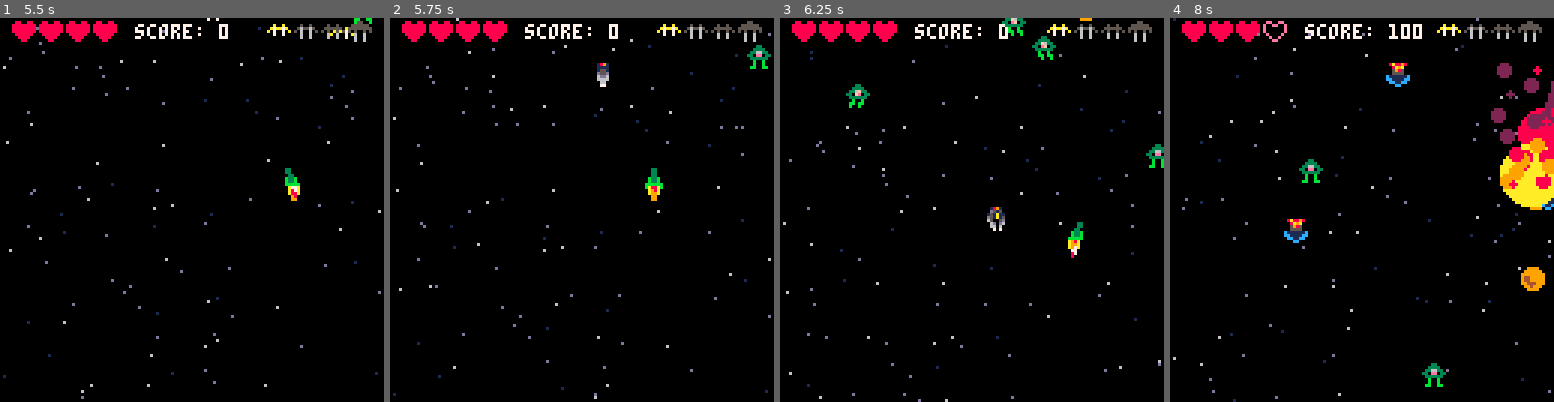
Above: before the commit, frames 1-4 (left to right).
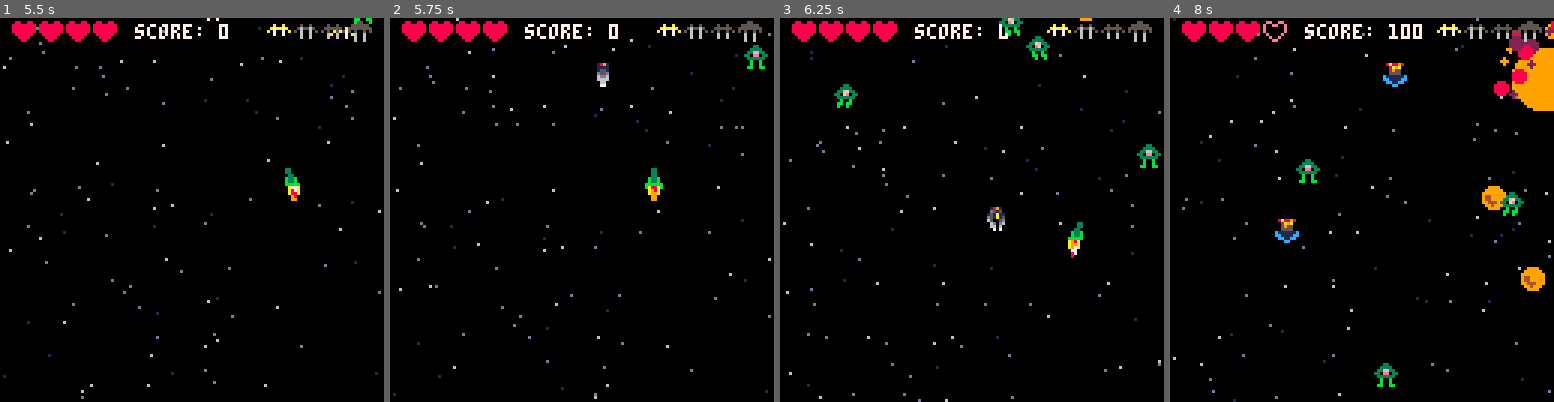
Above: after the commit, the same moments.

Repository: mathyousee/theyre-coming-p8
Game: PICO-8 cartridge theyrecoming.p8
Two runs of this game, one before a commit and one after it. Both use one fixed random seed, a clock stepped at 60 frames per second and the inputs below.
Inputs:
- Up to frame 1 (5.5 s): tap X (X key) at 0.33, 1.07, 1.85, 2.97, 4.08, 5.2 s; tap O (Z key) at 0.7, 1.7, 2.1, 2.5, 2.9, 3.3, 3.7, 4.1, 4.5, 4.9, 5.3 s; hold Right 1.6-2.1 s; hold Up 2.15-2.42 s; hold Right 2.47-3.03 s; hold Left 3.08-3.58 s; hold Down 3.63-3.97 s; hold Right 4.02-4.68 s; hold Up 4.73-5.03 s; hold Left from 5.08 s (still down)
- Up to frame 2 (5.75 s): release Left at 5.68 s; tap O (Z key) at 5.7 s; hold Down from 5.73 s (still down)
- Up to frame 3 (6.25 s): release Down at 6.03 s; hold Right from 6.08 s (still down); tap O (Z key) at 6.1 s
- Up to frame 4 (8 s): tap X (X key) at 6.32, 7.43 s; tap O (Z key) every 0.4 s from 6.5 to 7.7 s; release Right at 6.58 s; hold Right 6.63-7.13 s; hold Up 7.18-7.45 s; hold Right from 7.5 s (still down)

Frame 1 is identical in both runs. In frame 2, 0.2% of the frame differs, in the area x 92-100%, y 7-14%; in frame 3, 1.0%; in frame 4, 6.8%, in the area x 27-100%, y 0-97%.

Commit message:
added bossbits

Diff:
--- a/theyrecoming.p8
+++ b/theyrecoming.p8
@@ -7,7 +7,6 @@
 --todo
 ------
 --game win screen
---enemies float both direction
 --add boss
 --difficulty curve
 
@@ -20,6 +19,7 @@
  highscore=dget(0)
  flash=1
  t=0
+ horiz=7
  parts={}
  shwaves={}
  ebuls={}
@@ -201,7 +201,13 @@
 function do_enemies()
  for i in all (enemies) do
   animate(i)
-  move(i)
+  if bossbit then
+   move_bossbit(i)
+  else
+   move(i)
+  end
+
+
   --if flr(i.y)==20 then fire(i,1,4,{s=49}) end
   if i.y >128 then del(enemies,i) end
   if collide(p,i) and p.inv<=0 then
@@ -349,7 +355,7 @@
     {
      x=rnd(120),
      y=-10,
-     dx=newenemy.dx+lsm,
+     dx=sin(t/horiz)*(newenemy.dx+lsm),
      dy=newenemy.dy+lsm,
      s=newenemy.s,
      sw=newenemy.sw,
@@ -368,25 +374,58 @@
 
 function spawnboss()
 
-   boss=
-    {
-     x=10,
-     y=10,
-     dx=0,
-     dy=0,
-     s=199,
-     sw=63,
-     smin=199,
-     smax=199,
-     hp=30,
-     san={199},
-     can=1,
-     boss=true
-    }
+ boss=
+  {
+   x=75,
+   y=10,
+   dx=0,
+   dy=0,
+   s=199,
+   sw=63,
+   smin=199,
+   smax=199,
+   hp=30,
+   san={199},
+   can=1,
+   t=1,
+   tx=0,
+   boss=true
+  }
+
+  add(enemies,
+   {
+    x=boss.x,
+    y=boss.y,
+    dx=boss.dx,
+    dy=boss.dy,
+    s=164,
+    sw=63,
+    smin=164,
+    smax=164,
+    hp=1,
+    en=7,
+    san={161,162,163,164,163,162},
+    can=1,
+    bossbit=1
+   }
+  )
+
 end
 
 function do_boss()
-
+ if boss then
+  boss.t+=1
+  if boss.t==10 then
+   boss.t=0
+   boss.tx+=1
+  end
+  boss.dx=sin(boss.tx/30)
+  move(boss)
+ end
+end
+
+function move_bossbit(bit)
+ bit.x=boss.x
 end
 
 function explode(expx,expy,expspread)
@@ -533,7 +572,9 @@
 
 function draw_boss()
  drawsprite(boss)
-
+ if boss then
+  print(boss.dx,20,20,7)
+ end
 end
 
 --hud
